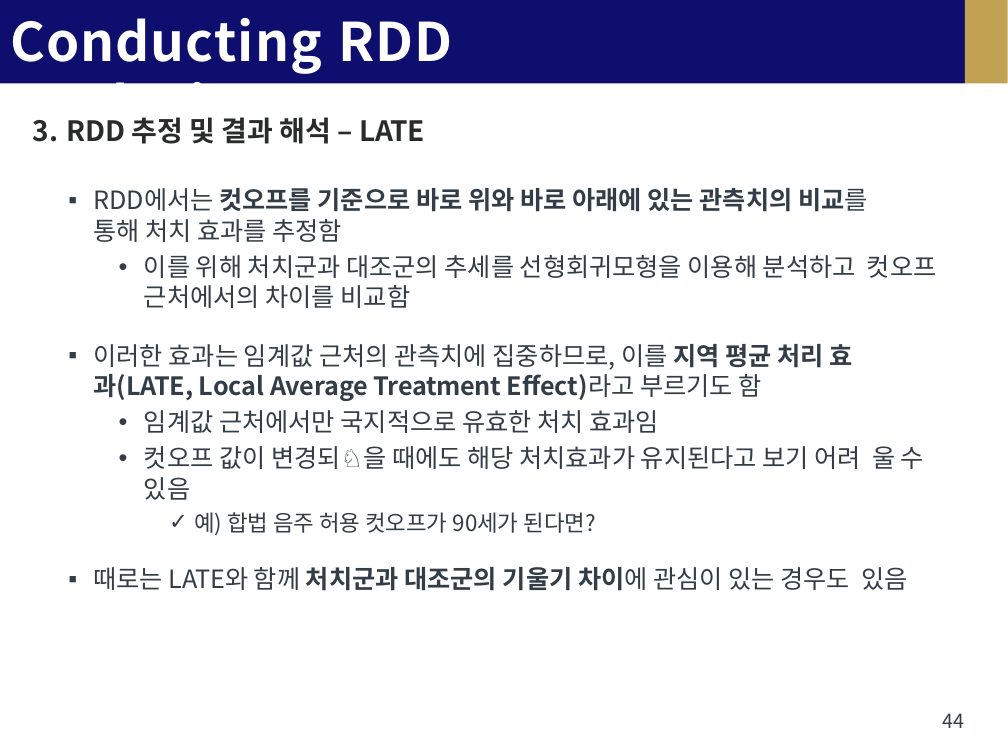
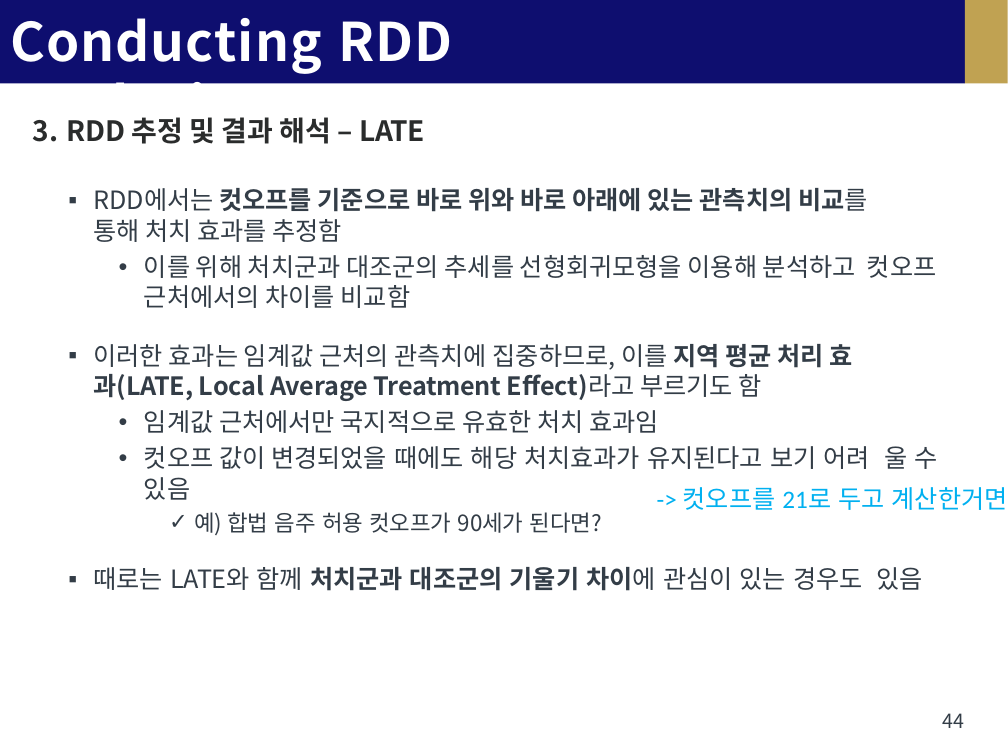
Before and after one commit to 9unu/4-1_School_File, a slide deck: slide 44 of (화,목) 경영 경제 데이터 분석/4_경경데_RDD_2024_full.pptx. Drawn at 1008x756 pixels with LibreOffice and Linux fonts; fonts in the diff are those of the drawing. Boxes give left, top, right and bottom in pixels: in the first picture for what was removed or moved away, otherwise in the second. Text is boxed around its words. In the diff, an @@ line names an element or a change of style, - is before the commit and + after.

```diff
--- a/(화,목) 경영 경제 데이터 분석/4_경경데_RDD_2024_full.pptx
+++ b/(화,목) 경영 경제 데이터 분석/4_경경데_RDD_2024_full.pptx
@@ text at box(144, 446, 937, 500): text changed @@
-    • 컷오프 값이 변경되♘을 때에도 해당 처치효과가 유지된다고 보기 어려 울 수 있음
+    • 컷오프 값이 변경되었을 때에도 해당 처치효과가 유지된다고 보기 어려 울 수 있음
@@ text added at box(369, 487, 1008, 591), 18 pt, text #00B0F0 @@
+-> 컷오프를 21로 두고 계산한거면, 컷오프가 21일때에만 해석이 가능함
```
Also in this commit, not shown: 12 other slides changed, 7 other files.
